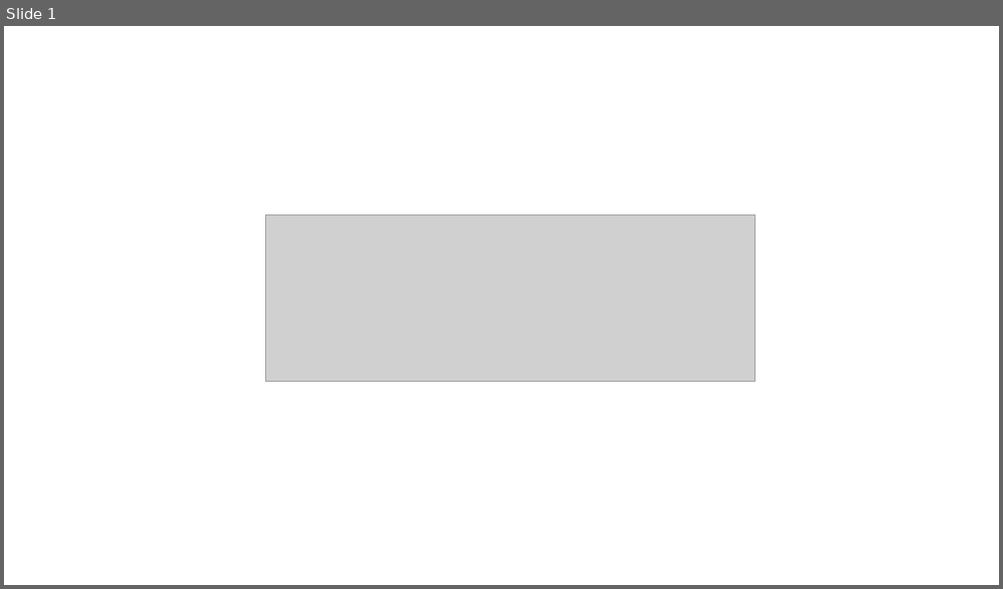
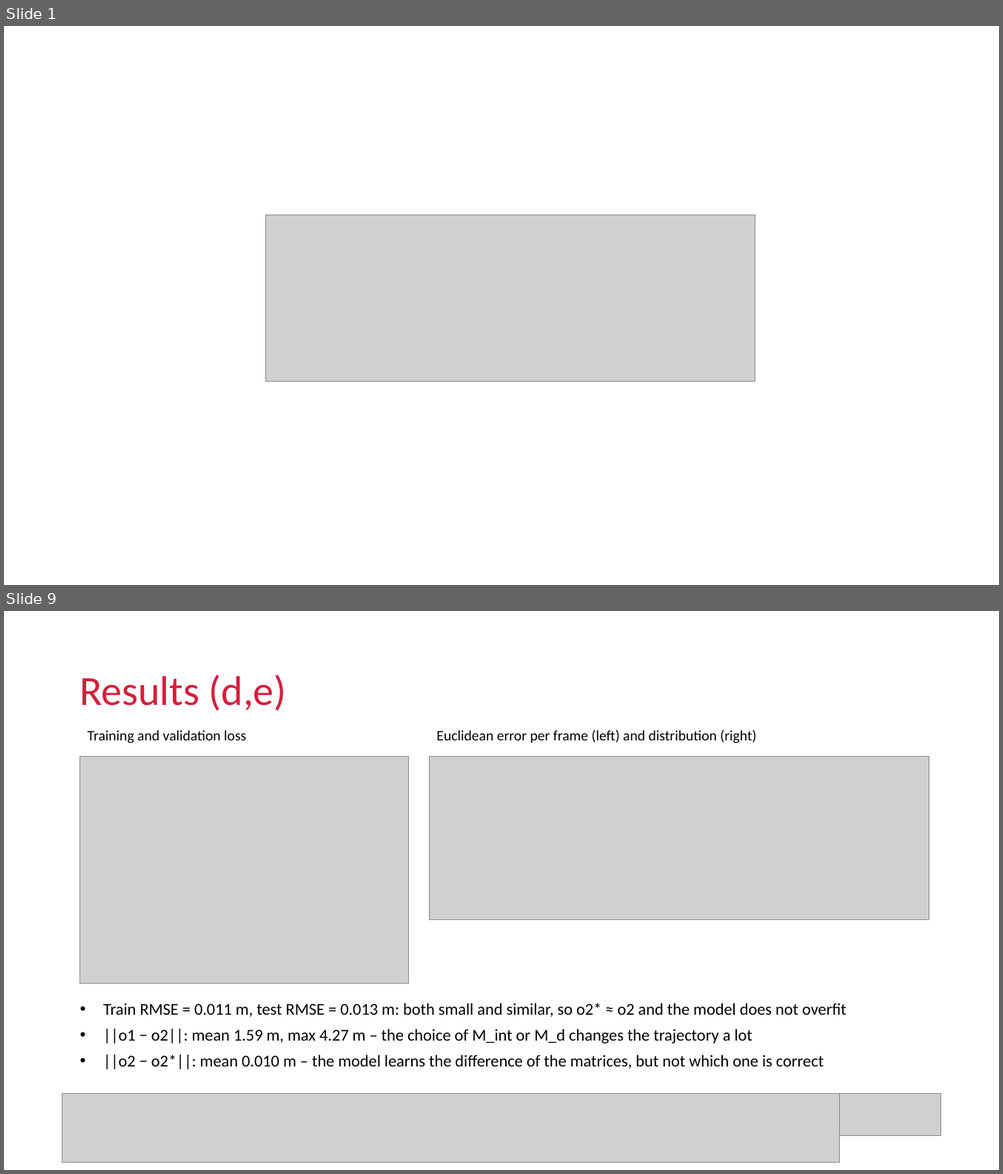
Before and after one commit to Ricrump/MAS512-Assignment2, a slide deck: MAS512_assignment2_gr3.pptx. Shown one above the other, each under a label of ours: slide 1 before the commit, slides 1 and 9 after it; the slides between them are not shown. The pictures are 1003x589 and 1003x1174 pixels, drawn with LibreOffice and Linux fonts; fonts in the diff are those of the drawing; grey boxes stand for pictures; background and template pictures are left out. Boxes give left, top, right and bottom in pixels: in the first picture for what was removed or moved away, otherwise in the second. Text is boxed around its words. In the diff, an @@ line names an element or a change of style, - is before the commit and + after.

```diff
--- a/MAS512_assignment2_gr3.pptx
+++ b/MAS512_assignment2_gr3.pptx
@@ slide 9 added at bbox=[4, 611, 999, 1170], background #FFFFFF @@
@@ text added at bbox=[79, 675, 287, 711], 40 pt, text #D51F3B @@
+Results (d,e)
@@ text added at bbox=[88, 730, 246, 743], 14 pt, text #000000 @@
+Training and validation loss
@@ text added at bbox=[436, 730, 756, 743], 14 pt, text #000000 @@
+Euclidean error per frame (left) and distribution (right)
@@ picture added at bbox=[80, 757, 408, 983] @@
@@ picture added at bbox=[430, 757, 929, 920] @@
@@ text added at bbox=[103, 1003, 846, 1070], 16 pt, text #000000 @@
+• Train RMSE = 0.011 m, test RMSE = 0.013 m: both small and similar, so o2* ≈ o2 and the model does not overfit
+• ||o1 − o2||: mean 1.59 m, max 4.27 m – the choice of M_int or M_d changes the trajectory a lot
+• ||o2 − o2*||: mean 0.010 m – the model learns the difference of the matrices, but not which one is correct
@@ picture added at bbox=[62, 1093, 839, 1163] @@
@@ picture added at bbox=[839, 1093, 941, 1136] @@
```
Also in this commit, not shown: 1 slide changed, 4 other slides added, 8 slides removed, 4 other files.
